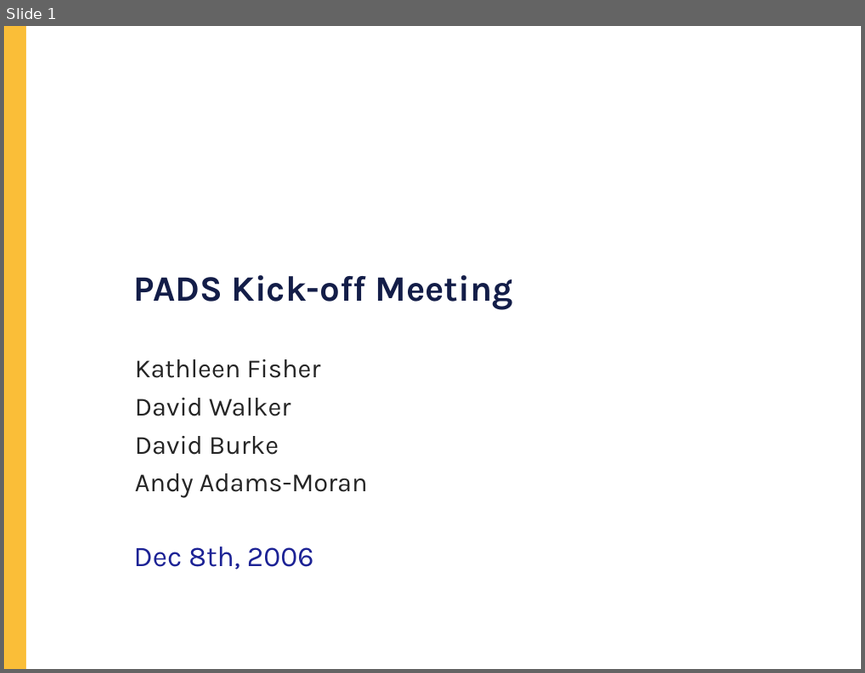
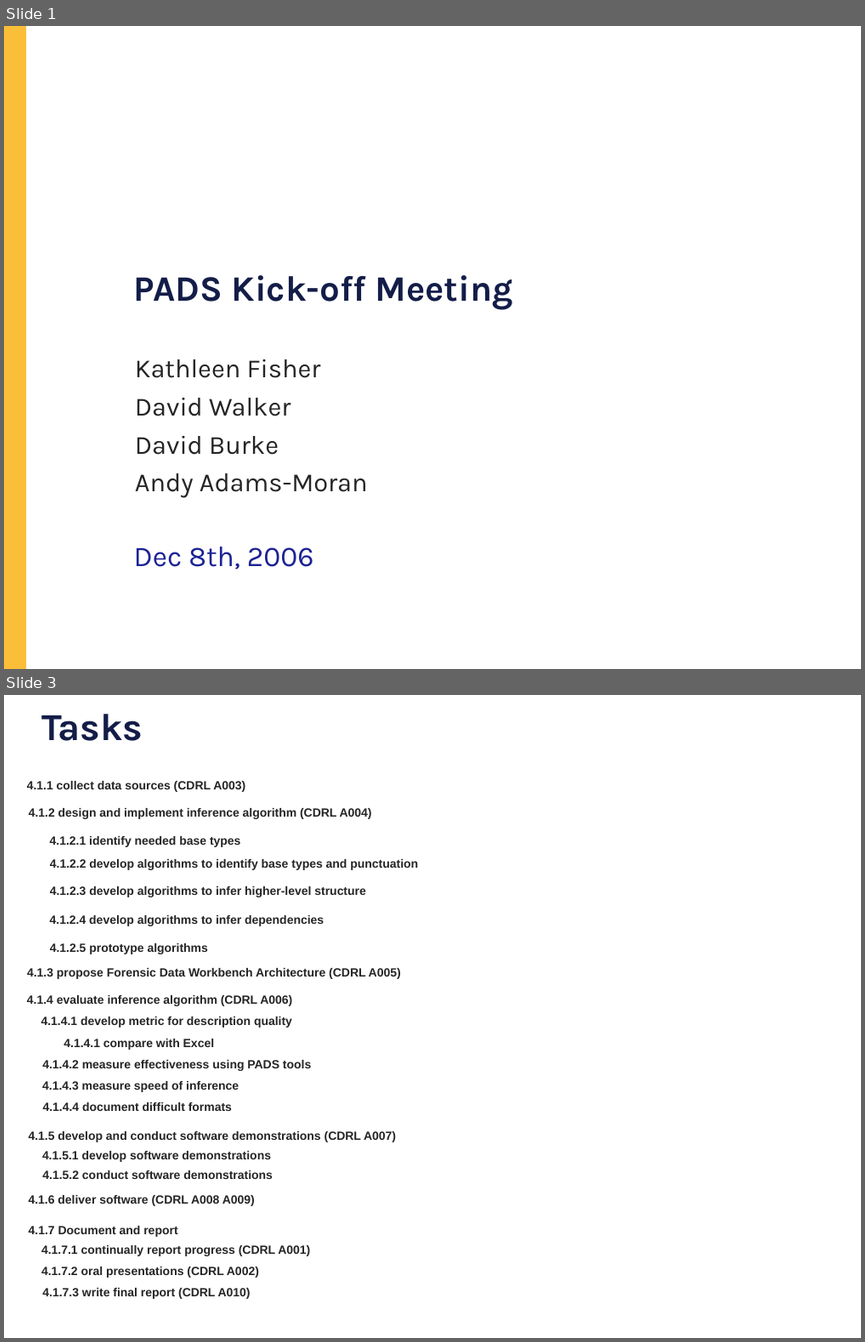
Before and after one commit to cornell-pl/forest, a slide deck: pads/Notes/DARPA/Kickoff.ppt. Shown one above the other, each under a label of ours: slide 1 before the commit, slides 1 and 3 after it; the slides between them are not shown. The pictures are 865x673 and 865x1342 pixels, drawn with LibreOffice and Linux fonts; fonts in the diff are those of the drawing; background and template pictures are left out. Boxes give left, top, right and bottom in pixels: in the first picture for what was removed or moved away, otherwise in the second. Text is boxed around its words. In the diff, an @@ line names an element or a change of style, - is before the commit and + after.

```diff
--- a/pads/Notes/DARPA/Kickoff.ppt
+++ b/pads/Notes/DARPA/Kickoff.ppt
@@ slide 3 added at (x1=4, y1=695, x2=861, y2=1338), background #FFFFFF @@
@@ title added at (x1=41, y1=714, x2=143, y2=741), 32 pt, text #131D48, bold @@
+Tasks
@@ text added at (x1=27, y1=781, x2=245, y2=792), 10 pt, text #252525, bold @@
+4.1.1 collect data sources (CDRL A003)
@@ text added at (x1=29, y1=808, x2=372, y2=819), 10 pt, text #252525, bold @@
+4.1.2 design and implement inference algorithm (CDRL A004)
@@ text added at (x1=50, y1=836, x2=240, y2=847), 10 pt, text #252525, bold @@
+4.1.2.1 identify needed base types
@@ text added at (x1=50, y1=859, x2=418, y2=870), 10 pt, text #252525, bold @@
+4.1.2.2 develop algorithms to identify base types and punctuation
@@ text added at (x1=50, y1=886, x2=365, y2=897), 10 pt, text #252525, bold @@
+4.1.2.3 develop algorithms to infer higher-level structure
@@ text added at (x1=50, y1=915, x2=324, y2=926), 10 pt, text #252525, bold @@
+4.1.2.4 develop algorithms to infer dependencies
@@ text added at (x1=50, y1=943, x2=208, y2=954), 10 pt, text #252525, bold @@
+4.1.2.5 prototype algorithms
@@ text added at (x1=27, y1=968, x2=401, y2=979), 10 pt, text #252525, bold @@
+4.1.3 propose Forensic Data Workbench Architecture (CDRL A005)
@@ text added at (x1=27, y1=995, x2=292, y2=1006), 10 pt, text #252525, bold @@
+4.1.4 evaluate inference algorithm (CDRL A006)
@@ text added at (x1=41, y1=1016, x2=292, y2=1027), 10 pt, text #252525, bold @@
+4.1.4.1 develop metric for description quality
@@ text added at (x1=64, y1=1038, x2=214, y2=1049), 10 pt, text #252525, bold @@
+4.1.4.1 compare with Excel
@@ text added at (x1=42, y1=1060, x2=311, y2=1071), 10 pt, text #252525, bold @@
+4.1.4.2 measure effectiveness using PADS tools
@@ text added at (x1=42, y1=1081, x2=239, y2=1092), 10 pt, text #252525, bold @@
+4.1.4.3 measure speed of inference
@@ text added at (x1=43, y1=1102, x2=232, y2=1111), 10 pt, text #252525, bold @@
+4.1.4.4 document difficult formats
@@ text added at (x1=29, y1=1131, x2=396, y2=1142), 10 pt, text #252525, bold @@
+4.1.5 develop and conduct software demonstrations (CDRL A007)
@@ text added at (x1=42, y1=1151, x2=271, y2=1162), 10 pt, text #252525, bold @@
+4.1.5.1 develop software demonstrations
@@ text added at (x1=42, y1=1170, x2=273, y2=1179), 10 pt, text #252525, bold @@
+4.1.5.2 conduct software demonstrations
@@ text added at (x1=29, y1=1195, x2=255, y2=1206), 10 pt, text #252525, bold @@
+4.1.6 deliver software (CDRL A008 A009)
@@ text added at (x1=29, y1=1225, x2=177, y2=1236), 10 pt, text #252525, bold @@
+4.1.7 Document and report
@@ text added at (x1=41, y1=1245, x2=310, y2=1256), 10 pt, text #252525, bold @@
+4.1.7.1 continually report progress (CDRL A001)
@@ text added at (x1=41, y1=1266, x2=259, y2=1277), 10 pt, text #252525, bold @@
+4.1.7.2 oral presentations (CDRL A002)
@@ text added at (x1=42, y1=1287, x2=250, y2=1299), 10 pt, text #252525, bold @@
+4.1.7.3 write final report (CDRL A010)
```
Also in this commit, not shown: 9 other slides added, 1 slide removed.
